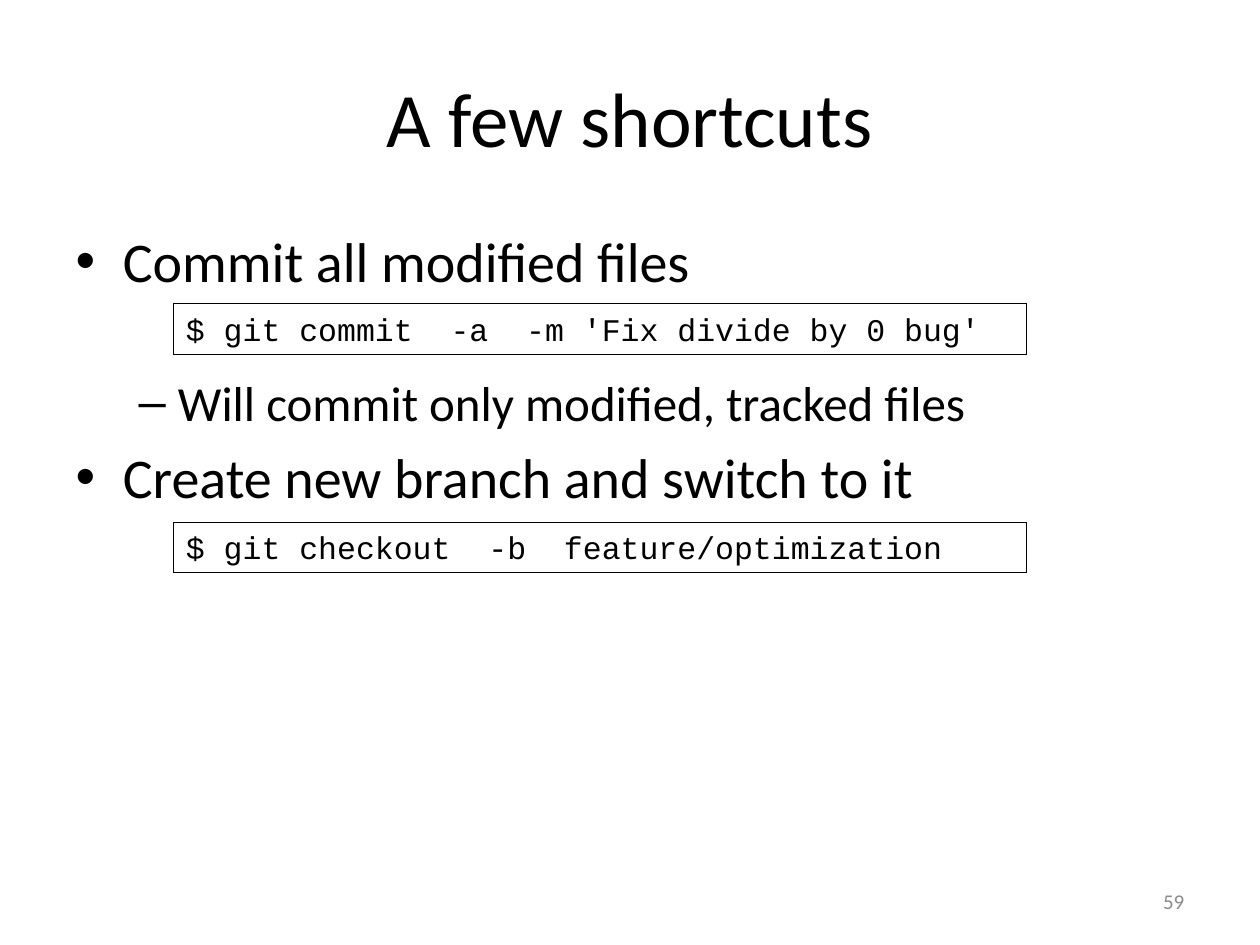
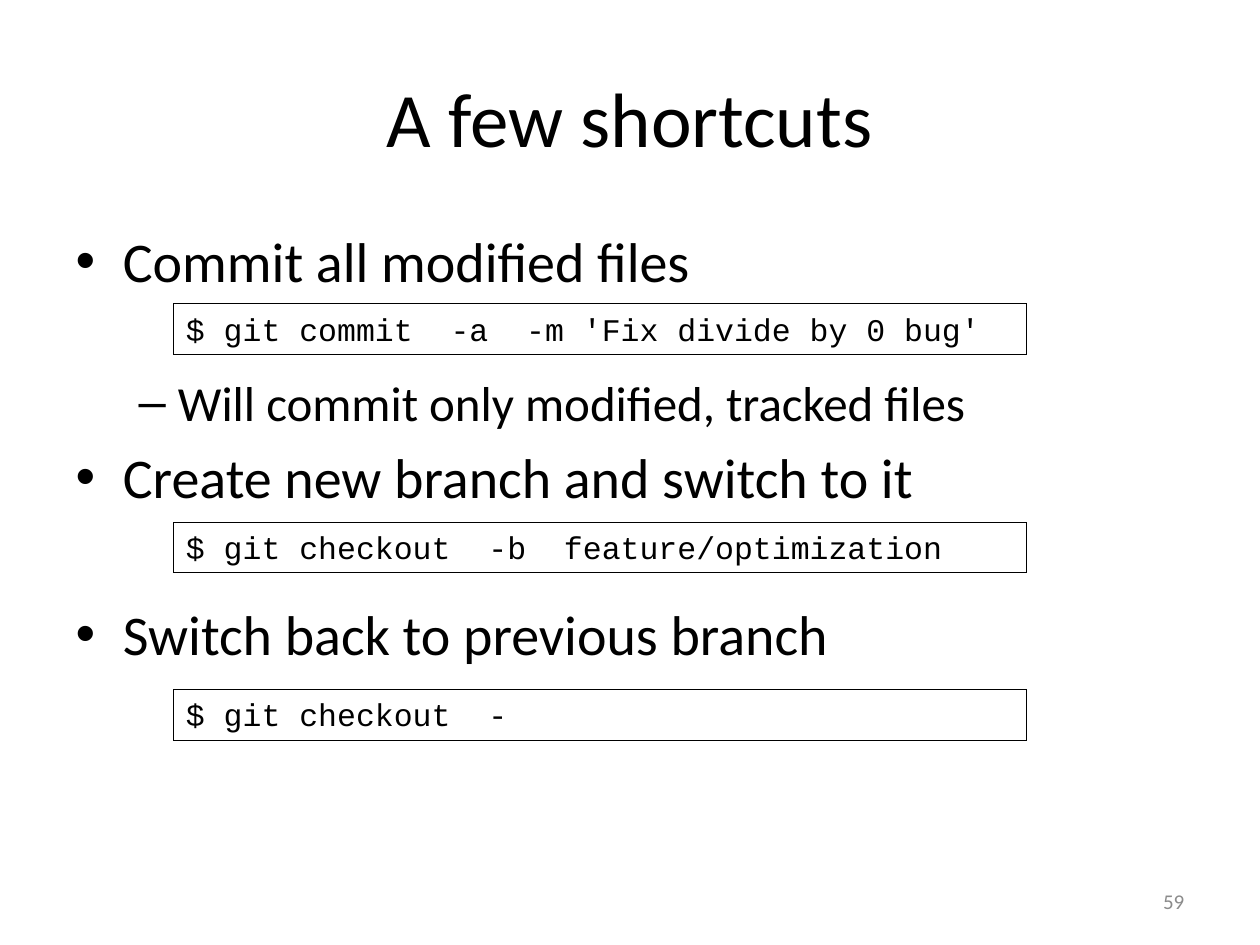
Before and after one commit to gjbex/training-material, a slide deck: slide 59 of LinuxTools/VersionControl/version_control_git.pptx. Drawn at 1260x945 pixels with LibreOffice and Linux fonts; fonts in the diff are those of the drawing. Boxes give left, top, right and bottom in pixels: in the first picture for what was removed or moved away, otherwise in the second. Text is boxed around its words. In the diff, an @@ line names an element or a change of style, - is before the commit and + after.

Commit message:
Add checkout shortcut

```diff
--- a/LinuxTools/VersionControl/version_control_git.pptx
+++ b/LinuxTools/VersionControl/version_control_git.pptx
@@ text at bbox=[123, 616, 828, 664]: paragraph added @@
+• Switch back to previous branch
@@ rectangle added at bbox=[174, 689, 1027, 740], outline #000000 0.75 pt, 18 pt, text #000000 @@
+$ git checkout -
```
Also in this commit, not shown: 1 other slide changed.
